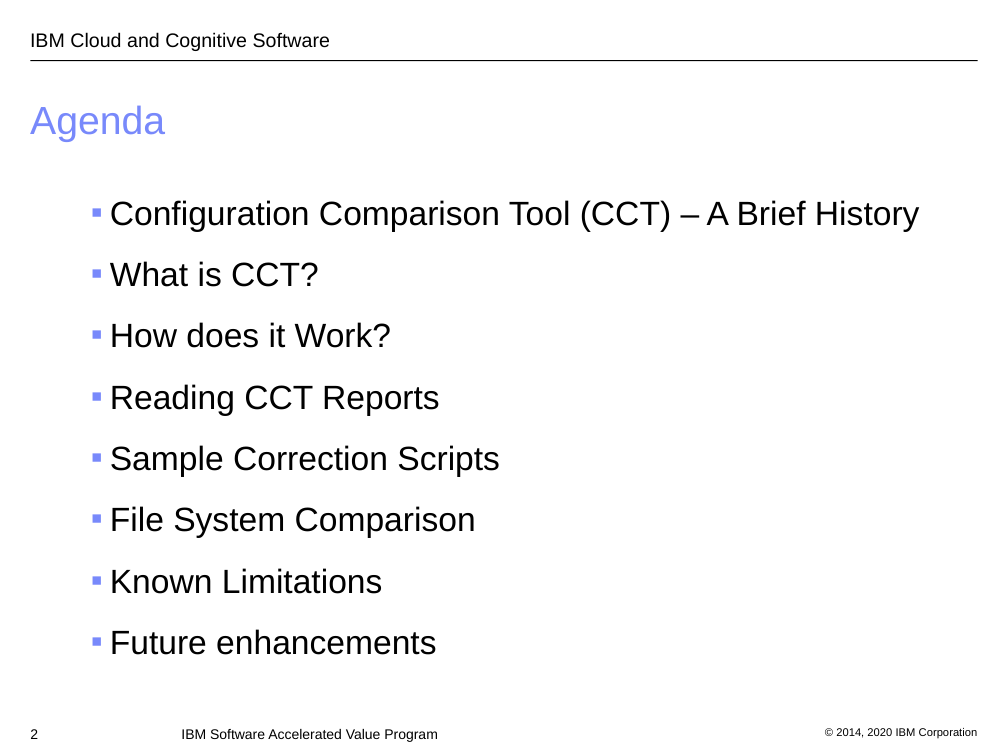
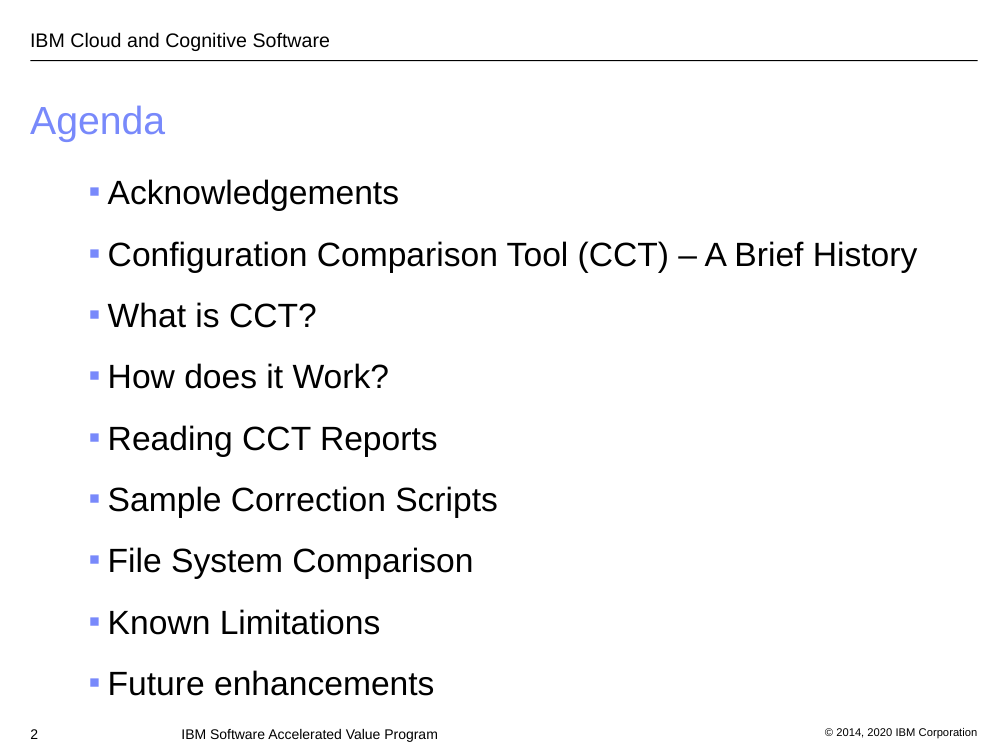
Before and after one commit to IBM/websphere-cct, a slide deck: slide 2 of WASConfigurationComparisonTool.ppt. Drawn at 1008x756 pixels with LibreOffice and Linux fonts; fonts in the diff are those of the drawing; background and template pictures are left out. Boxes give left, top, right and bottom in pixels: in the first picture for what was removed or moved away, otherwise in the second. Text is boxed around its words. In the diff, an @@ line names an element or a change of style, - is before the commit and + after.

```diff
--- a/WASConfigurationComparisonTool.ppt
+++ b/WASConfigurationComparisonTool.ppt
@@ text "Acknowledgements": place and size @@
-text "Acknowledgements" at <box>110,200,920,655</box>
+text "Acknowledgements" at <box>108,179,918,696</box>
@@ text at <box>108,179,399,211</box>: paragraph added @@
+▪ Acknowledgements
```
Also in this commit, not shown: 3 other slides changed, 1 slide added, 3 other files.
